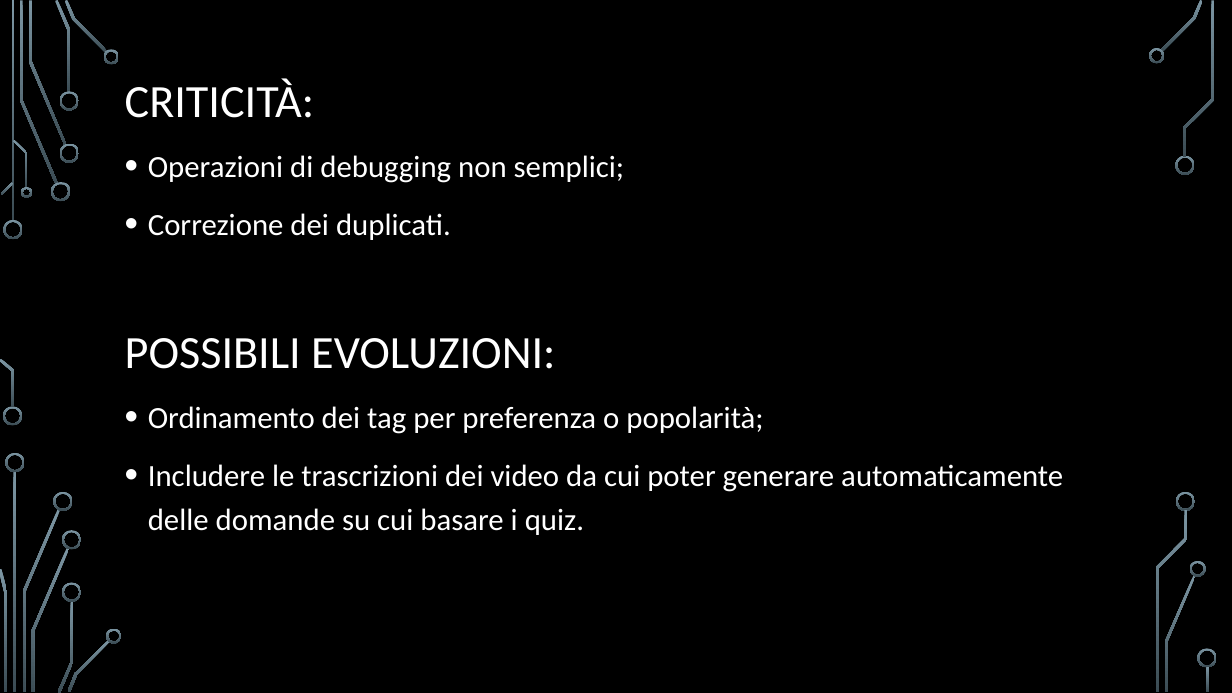
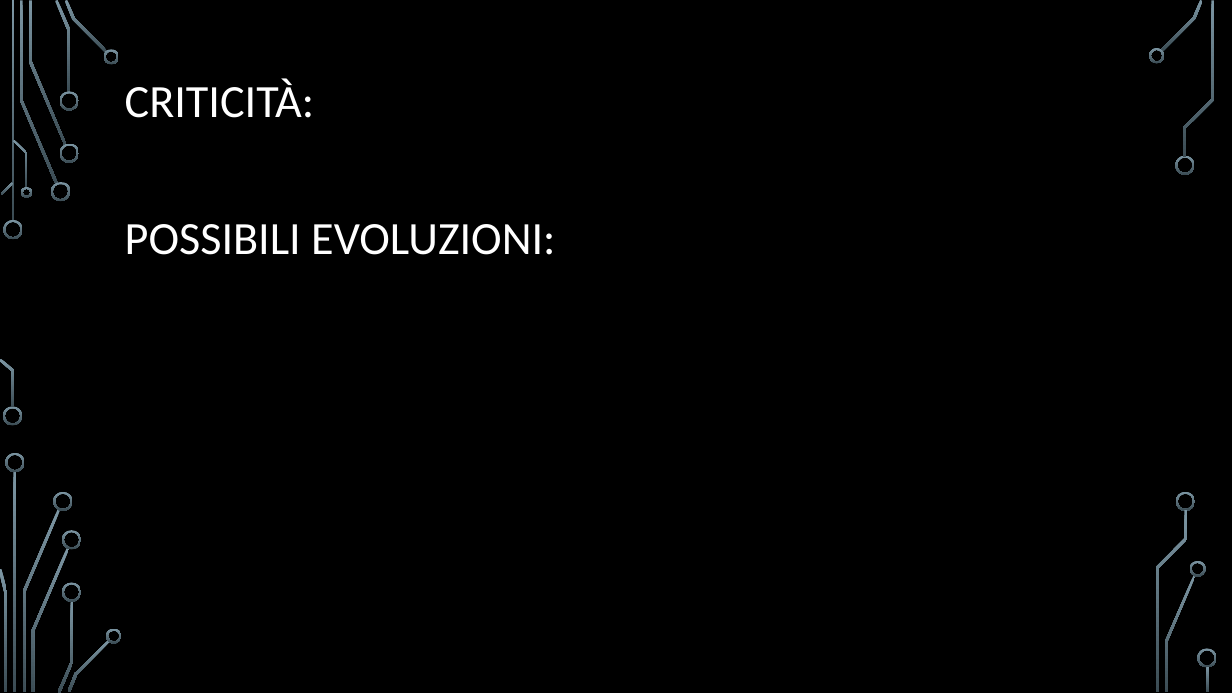
Before and after one commit to carraraFederico/TEDxLearn_ProgettoCloudMobile_2024, a slide deck: slide 8 of Presentazioni/TEDxLearn_part4.pptx. Drawn at 1232x693 pixels with LibreOffice and Linux fonts; fonts in the diff are those of the drawing; background and template pictures are left out. Boxes give left, top, right and bottom in pixels: in the first picture for what was removed or moved away, otherwise in the second. Text is boxed around its words. In the diff, an @@ line names an element or a change of style, - is before the commit and + after.

```diff
--- a/Presentazioni/TEDxLearn_part4.pptx
+++ b/Presentazioni/TEDxLearn_part4.pptx
@@ text at [148,155,625,240]: paragraphs removed @@
-• Operazioni di debugging non semplici;
-• Correzione dei duplicati.
@@ text at [148,406,1063,535]: paragraphs removed @@
-• Ordinamento dei tag per preferenza o popolarità;
-• Includere le trascrizioni dei video da cui poter generare automaticamente delle domande su cui basare i quiz.
```
Also in this commit, not shown: 3 other slides changed, 3 slides added, 3 slides removed.
